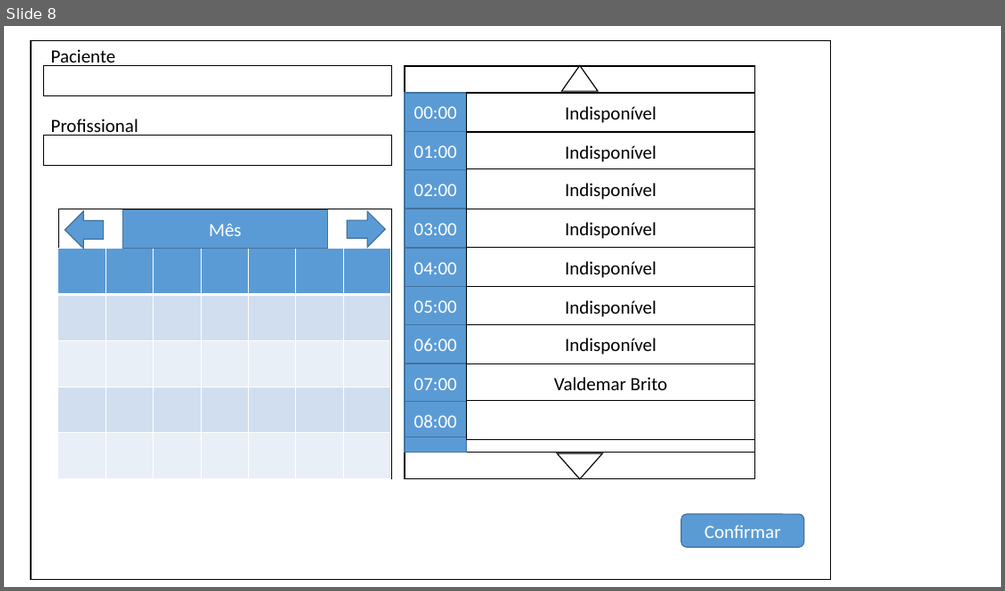
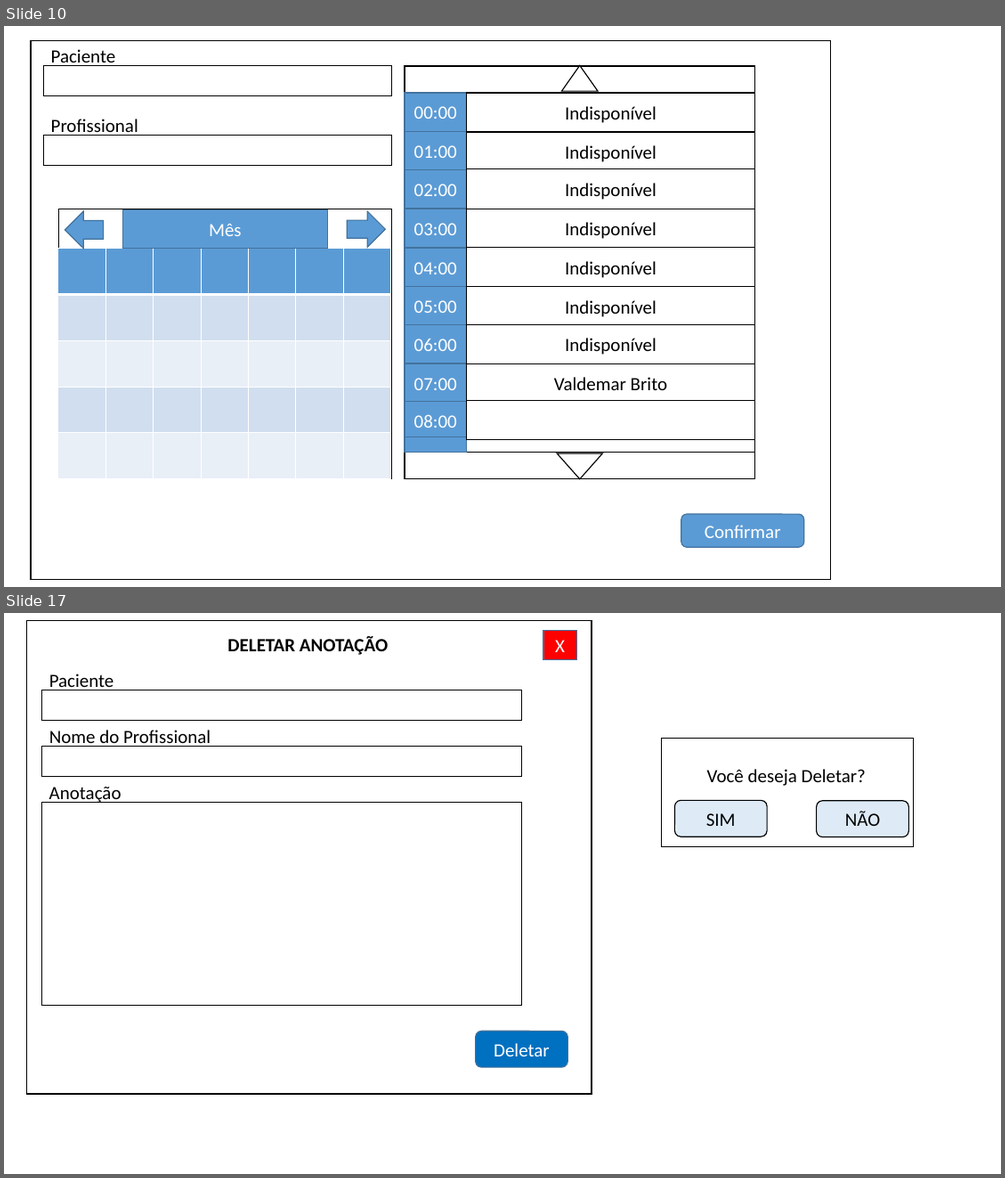
Before and after one commit to PedroHda/projetos1, a slide deck: telas.pptx. Shown one above the other, each under a label of ours: slide 8 before the commit, slides 10 and 17 after it; the slides between them are not shown. The pictures are 1005x591 and 1005x1178 pixels, drawn with LibreOffice and Linux fonts; fonts in the diff are those of the drawing. Boxes give left, top, right and bottom in pixels: in the first picture for what was removed or moved away, otherwise in the second. Text is boxed around its words. In the diff, an @@ line names an element or a change of style, - is before the commit and + after.

```diff
--- a/telas.pptx
+++ b/telas.pptx
@@ slide 17 added at (x1=4, y1=613, x2=1001, y2=1174), background #FFFFFF @@
@@ rectangle added at (x1=26, y1=620, x2=591, y2=1094), fill #FFFFFF, outline #000000 1 pt @@
@@ text added at (x1=227, y1=636, x2=388, y2=655), 18 pt, text #000000, bold @@
+DELETAR ANOTAÇÃO
@@ rectangle added at (x1=543, y1=631, x2=576, y2=660), fill #FF0000, outline #43739E 1 pt, 18 pt, text #FFFFFF @@
+X
@@ rectangle added at (x1=42, y1=690, x2=522, y2=720), fill #FFFFFF, outline #000000 1 pt @@
@@ text added at (x1=49, y1=674, x2=114, y2=690), 18 pt, text #000000 @@
+Paciente
@@ text added at (x1=49, y1=730, x2=210, y2=747), 18 pt, text #000000 @@
+Nome do Profissional
@@ rectangle added at (x1=662, y1=738, x2=914, y2=846), fill #FFFFFF, outline #000000 1 pt @@
@@ rectangle added at (x1=42, y1=747, x2=522, y2=776), fill #FFFFFF, outline #000000 1 pt @@
@@ text added at (x1=707, y1=769, x2=866, y2=786), 18 pt, text #000000 @@
+Você deseja Deletar?
@@ text added at (x1=49, y1=787, x2=121, y2=803), 18 pt, text #000000 @@
+Anotação
@@ rectangle added at (x1=42, y1=803, x2=522, y2=1005), fill #FFFFFF, outline #000000 1 pt @@
@@ rounded rectangle added at (x1=675, y1=800, x2=767, y2=836), fill #DEEBF7, outline #000000 1 pt, 18 pt, text #000000 @@
+SIM
@@ rounded rectangle added at (x1=817, y1=801, x2=909, y2=837), fill #DEEBF7, outline #000000 1 pt, 18 pt, text #000000 @@
+NÃO
@@ rounded rectangle added at (x1=476, y1=1031, x2=568, y2=1068), fill #0070C0, outline #43739E 1 pt, 18 pt, text #FFFFFF @@
+Deletar
@@ what was slide 8 is now slide 10 @@
```
Also in this commit, not shown: 3 slides changed, 8 other slides added.
